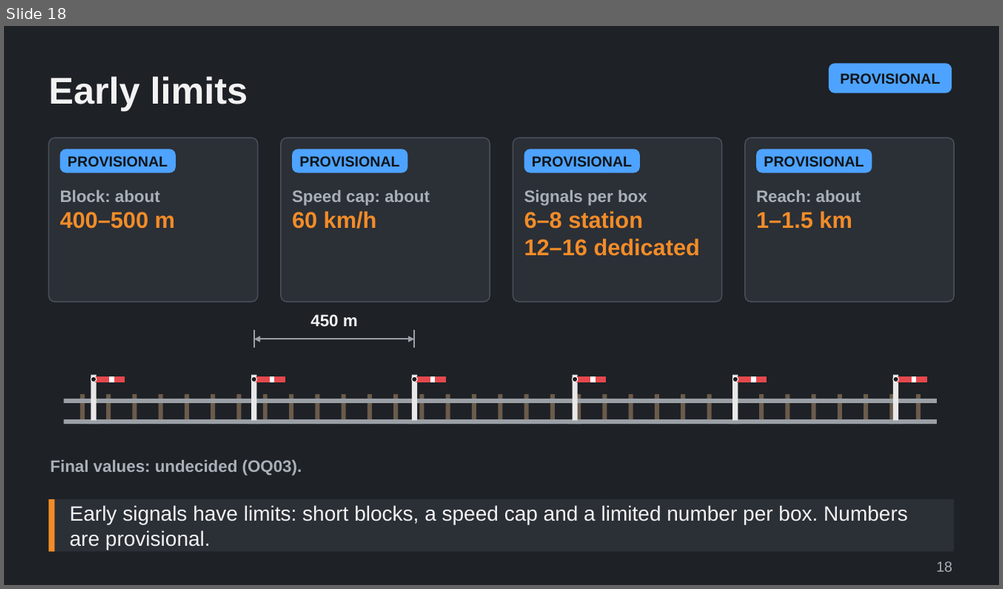
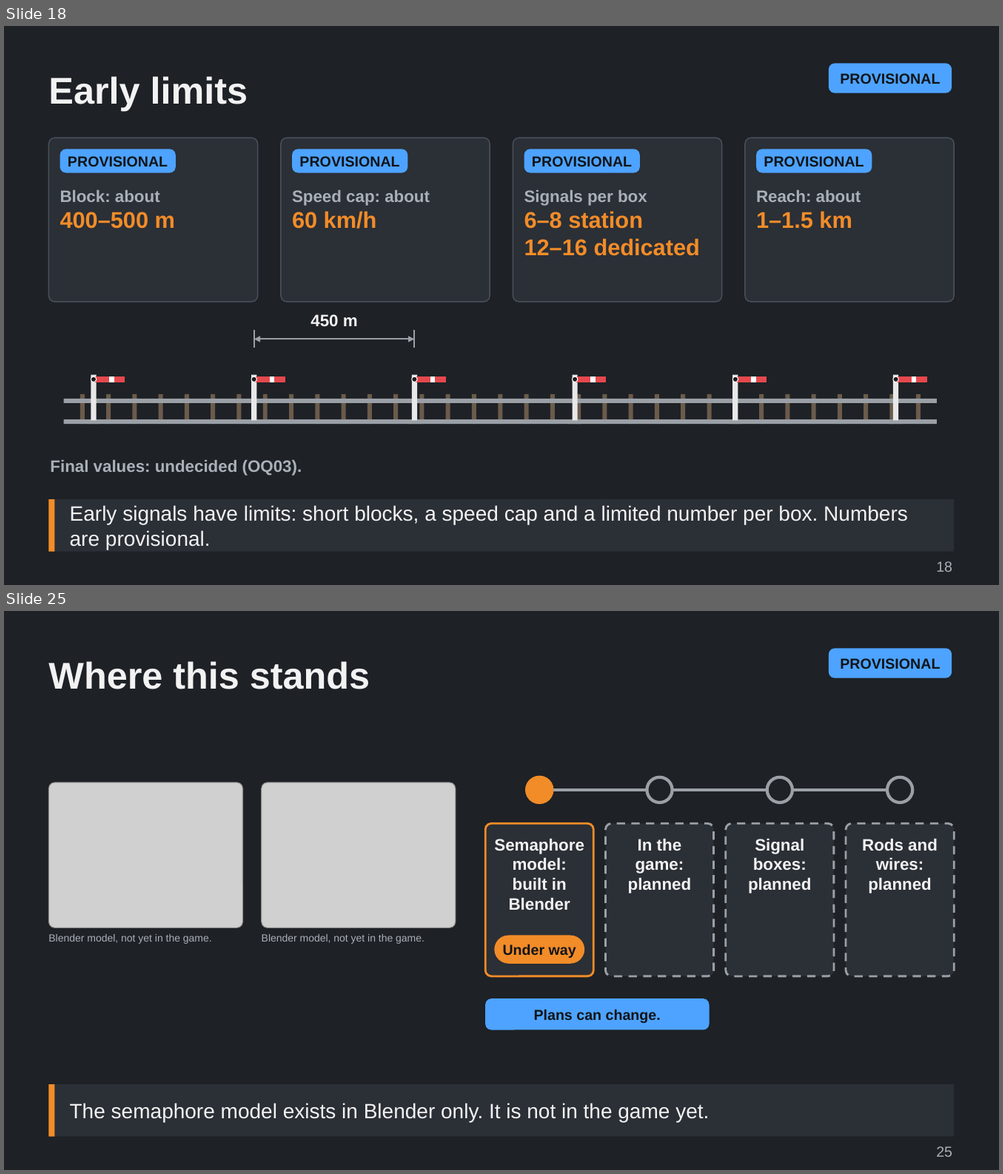
Before and after one commit to Tarenkookoo/Satisfactory---Early-Locomotion, a slide deck: Reporting/Claude Presents/Deck2_Signals/Signals_and_Signal_Boxes_Explained.pptx. Shown one above the other, each under a label of ours: slide 18 before the commit, slides 18 and 25 after it; the slides between them are not shown. The pictures are 1003x589 and 1003x1174 pixels, drawn with LibreOffice and Linux fonts; fonts in the diff are those of the drawing; grey boxes stand for pictures. Boxes give left, top, right and bottom in pixels: in the first picture for what was removed or moved away, otherwise in the second. Text is boxed around its words. In the diff, an @@ line names an element or a change of style, - is before the commit and + after.

```diff
--- a/Reporting/Claude Presents/Deck2_Signals/Signals_and_Signal_Boxes_Explained.pptx
+++ b/Reporting/Claude Presents/Deck2_Signals/Signals_and_Signal_Boxes_Explained.pptx
@@ slide 25 added at (4, 611, 999, 1170), background #1E2126 @@
@@ rounded rectangle added at (828, 648, 951, 678), fill #4DA3FF, 14 pt, text #101418, bold @@
+PROVISIONAL
@@ title added at (48, 661, 370, 689), 36 pt, text #F2F2F2, bold @@
+Where this stands
@@ picture added at (48, 783, 243, 928) @@
@@ picture added at (262, 783, 455, 928) @@
@@ group added at (485, 777, 954, 977): 5 rounded rectangles, 4 ellipses, 1 line @@
+Semaphore model: built in Blender
+Under way
+In the game: planned
+Signal boxes: planned
+Rods and wires: planned
@@ text added at (48, 934, 212, 944), 10 pt, text #A9B0B8 @@
+Blender model, not yet in the game.
@@ text added at (262, 934, 424, 944), 10 pt, text #A9B0B8 @@
+Blender model, not yet in the game.
@@ rounded rectangle added at (485, 999, 709, 1031), fill #4DA3FF, 14 pt, text #101418, bold @@
+Plans can change.
@@ rectangle added at (48, 1085, 954, 1137), fill #2B2F36, 20 pt, text #F2F2F2 @@
+The semaphore model exists in Blender only. It is not in the game yet.
@@ rectangle added at (48, 1085, 55, 1137), fill #F28C28 @@
@@ text added at (936, 1147, 952, 1157), 14 pt, text #A9B0B8 @@
+25
```
Also in this commit, not shown: 8 other slides added, 5 other files.
